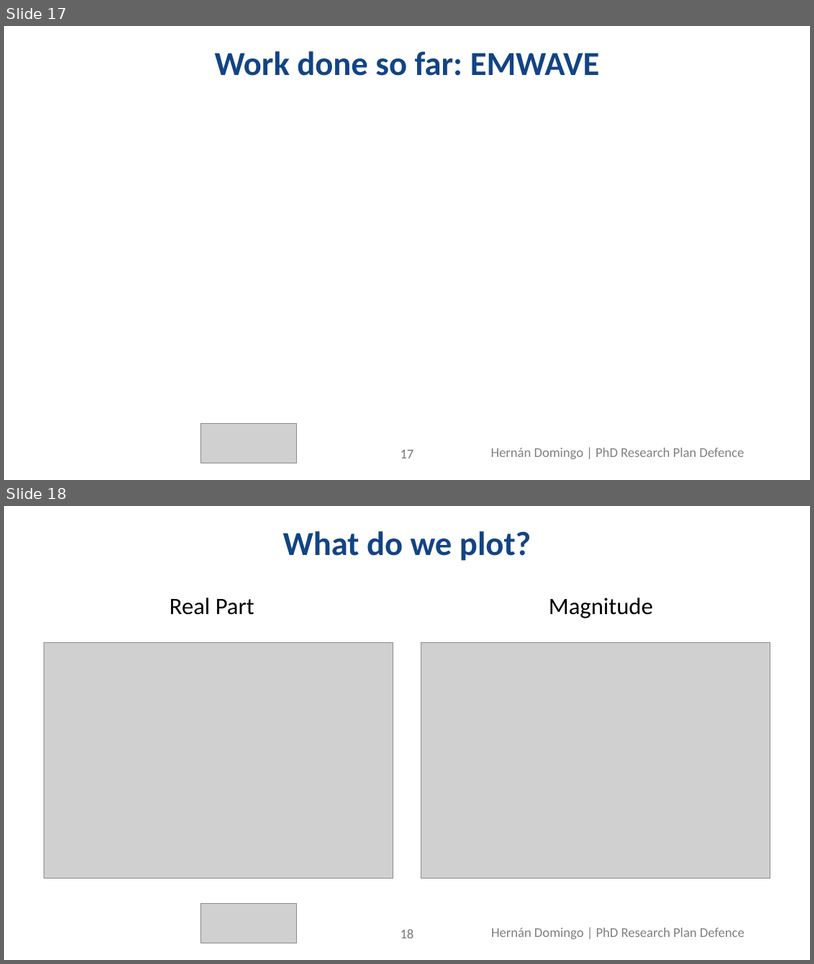
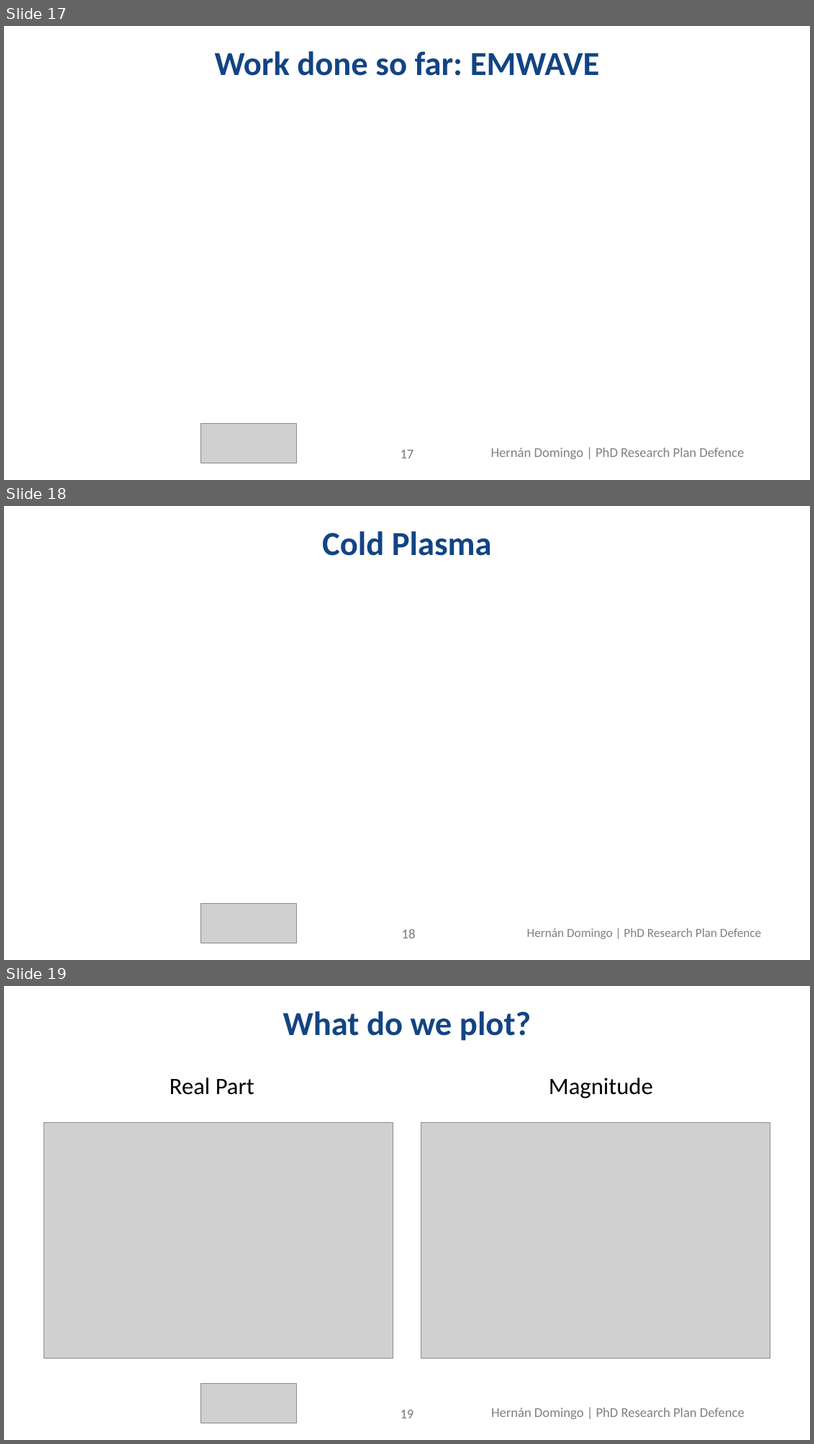
Before and after one commit to hernandr54/PhD-Research-Plan-Defence, a slide deck: research_plan.pptx. Shown one above the other, each under a label of ours: slides 17 and 18 before the commit, slides 17, 18 and 19 after it. The pictures are 814x964 and 814x1444 pixels, drawn with LibreOffice and Linux fonts; fonts in the diff are those of the drawing; grey boxes stand for pictures; background and template pictures are left out. Boxes give left, top, right and bottom in pixels: in the first picture for what was removed or moved away, otherwise in the second. Text is boxed around its words. In the diff, an @@ line names an element or a change of style, - is before the commit and + after.

```diff
--- a/research_plan.pptx
+++ b/research_plan.pptx
@@ slide 18 added at <box>4,506,810,960</box>, background picture (left out) @@
@@ title added at <box>322,531,492,556</box>, 40 pt, text #124484, bold @@
+Cold Plasma
@@ picture added at <box>201,903,296,943</box> @@
@@ page number added at <box>402,929,416,938</box>, 16 pt, text #797979 @@
+18
@@ text added at <box>527,928,761,939</box>, 14.8 pt, text #808080 @@
+Hernán Domingo | PhD Research Plan Defence
@@ what was slide 18 is now slide 19 @@
@@ page number at <box>401,1409,414,1418</box>: text changed @@
-18
+19
```
Also in this commit, not shown: 10 slides changed, 1 other slide added.
